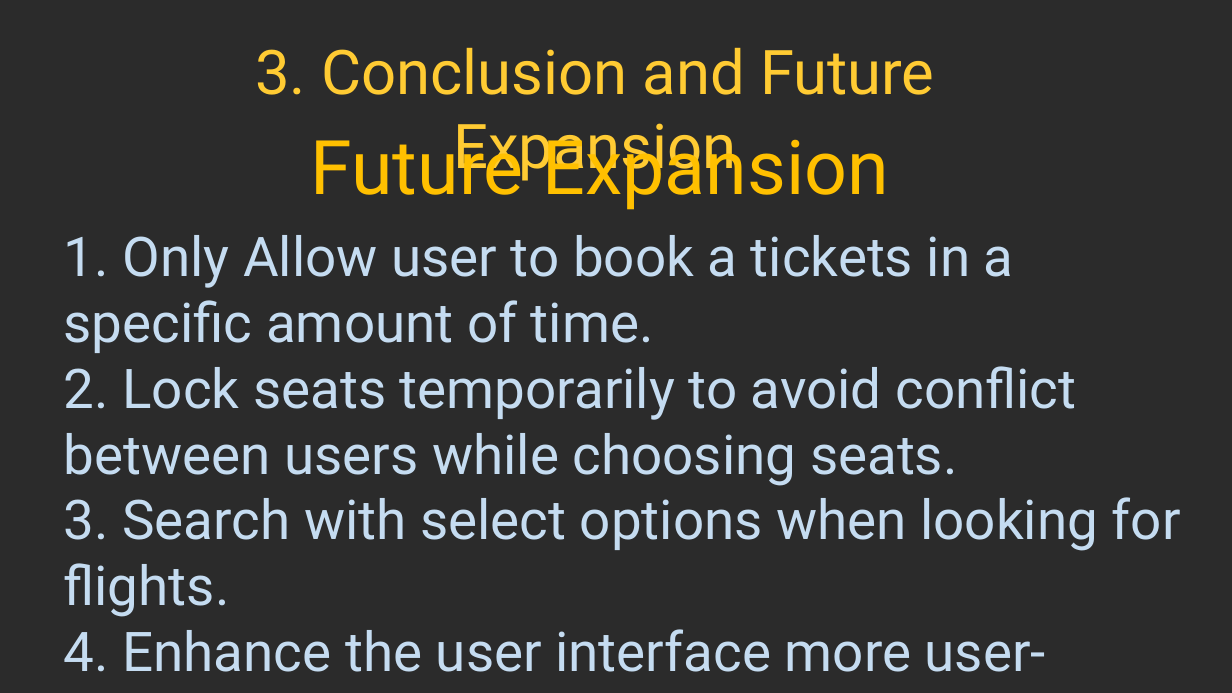
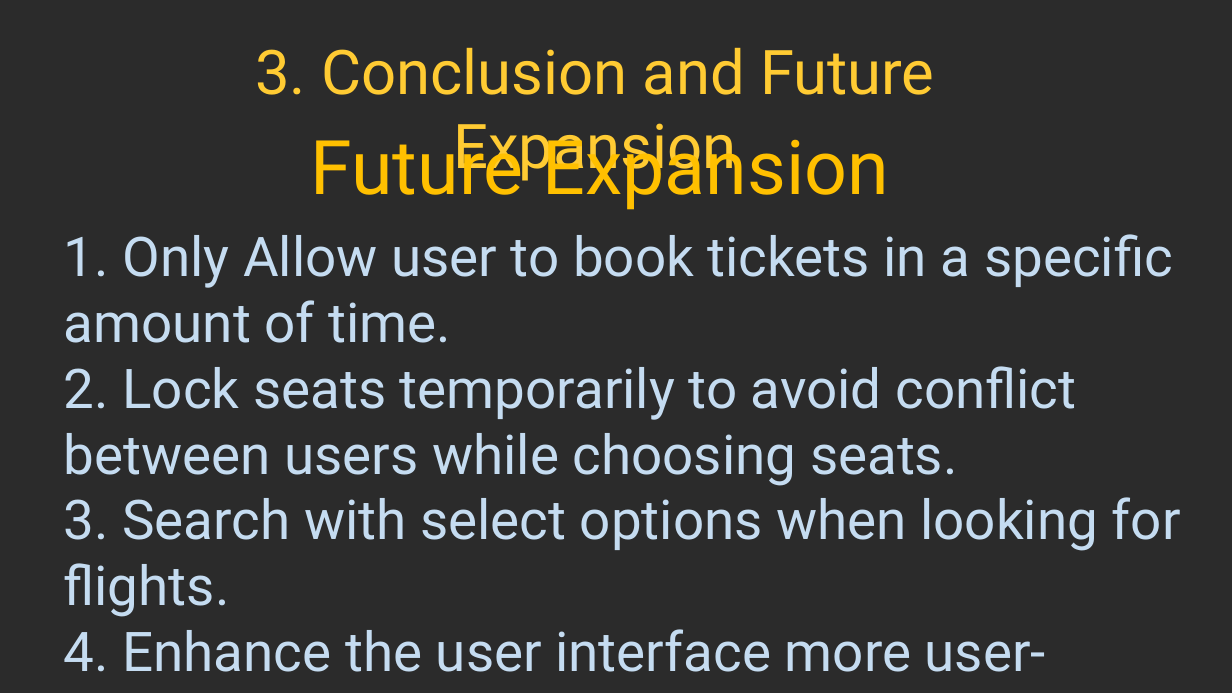
Before and after one commit to Minh-Huy-FlightBooking/flightbookingsystem, a slide deck: slide 24 of Final Project Representation - Minh + Huy.pptx. Drawn at 1232x693 pixels with LibreOffice and Linux fonts; fonts in the diff are those of the drawing; background and template pictures are left out; a plain dark background stands for a picture behind light text. Boxes give left, top, right and bottom in pixels: in the first picture for what was removed or moved away, otherwise in the second. Text is boxed around its words. In the diff, an @@ line names an element or a change of style, - is before the commit and + after.

```diff
--- a/Final Project Representation - Minh + Huy.pptx
+++ b/Final Project Representation - Minh + Huy.pptx
@@ text at [64,234,1181,672]: text changed @@
-1. Only Allow user to book a tickets in a specific amount of time.
-2. Lock seats temporarily to avoid conflict between users while choosing seats.
-3. Search with select options when looking for flights.
-4. Enhance the user interface more user-friendly.
-(and more)
+1. Only Allow user to book tickets in a specific amount of time.
+2. Lock seats temporarily to avoid conflict between users while choosing seats.
+3. Search with select options when looking for flights.
+4. Enhance the user interface more user-friendly.
+(and more)
```
Also in this commit, not shown: 1 other slide changed, 3 other files.
